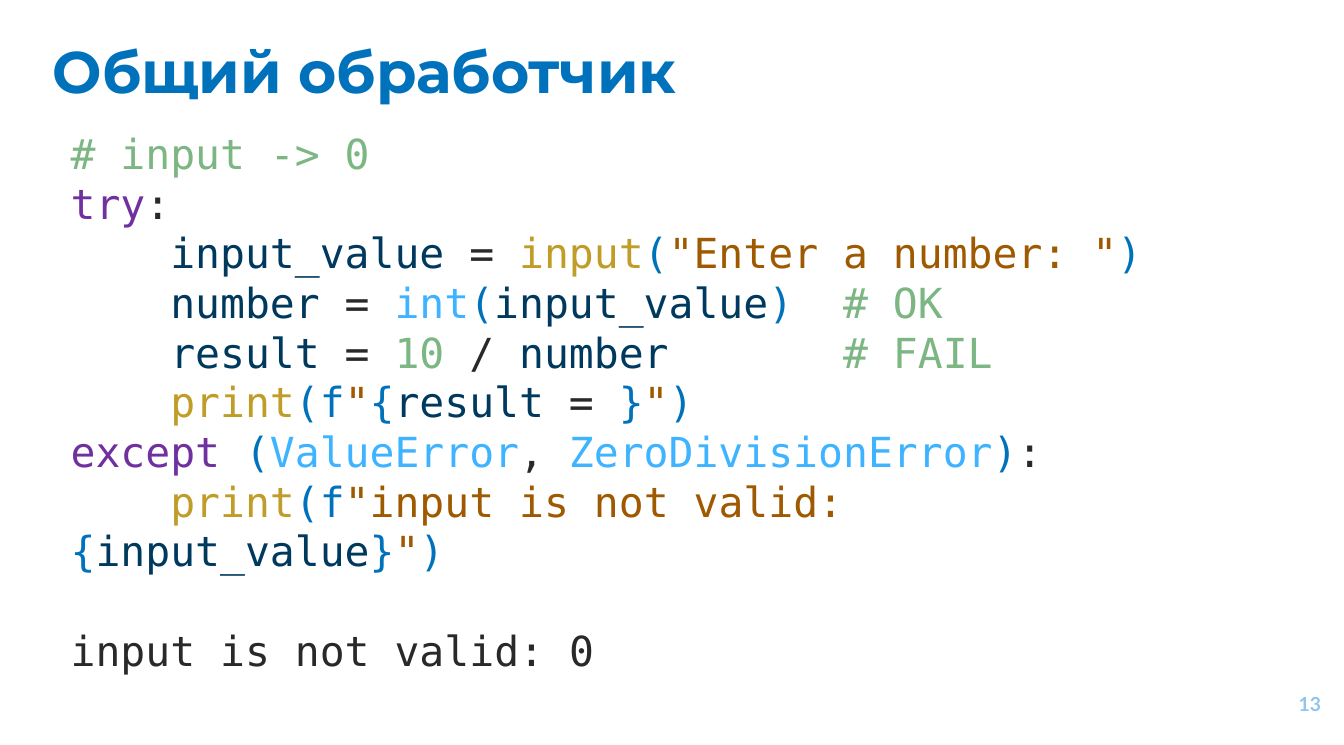
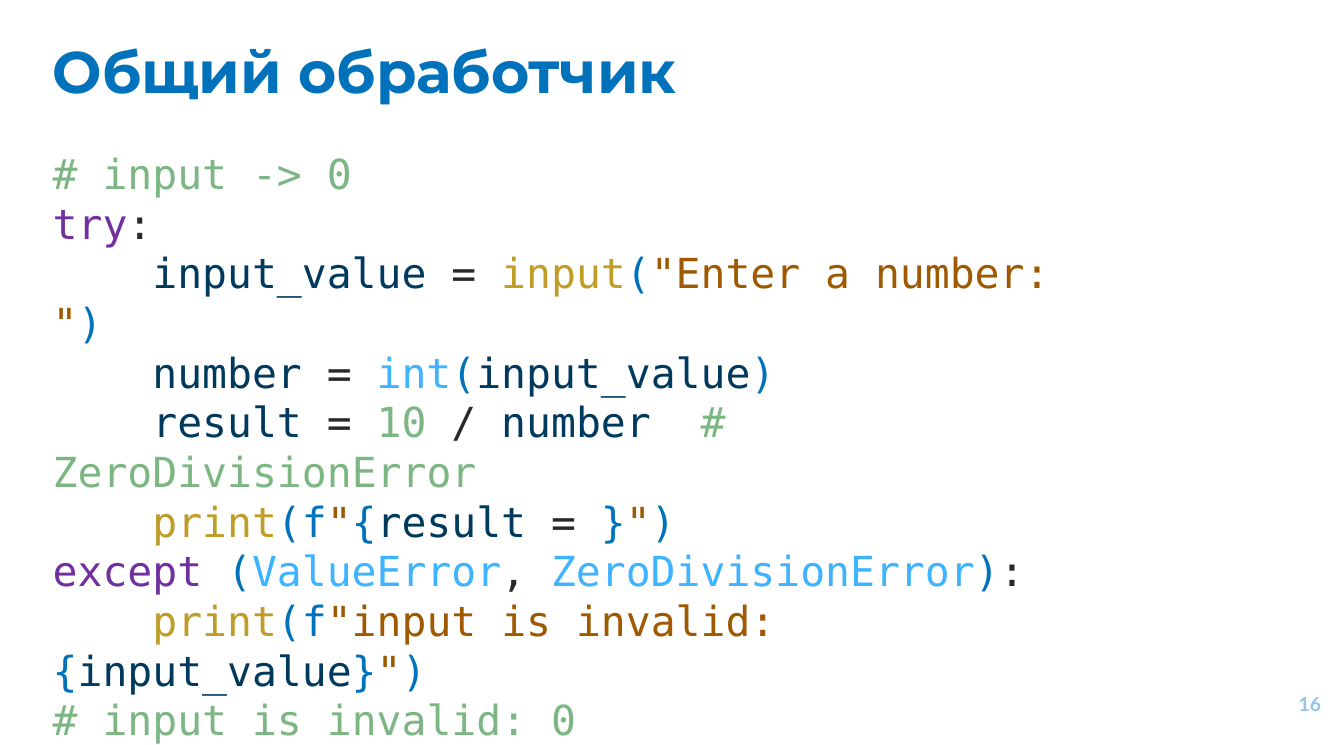
Before and after one commit to EvgrafovMichail/python_mipt_dafe, a slide deck: slide 16 of lessons/sem01/lesson09/exceptions.pptx (slide 13 before the commit). Drawn at 1344x745 pixels with LibreOffice and Linux fonts; fonts in the diff are those of the drawing. Boxes give left, top, right and bottom in pixels: in the first picture for what was removed or moved away, otherwise in the second. Text is boxed around its words. In the diff, an @@ line names an element or a change of style, - is before the commit and + after.

```diff
--- a/lessons/sem01/lesson09/exceptions.pptx
+++ b/lessons/sem01/lesson09/exceptions.pptx
@@ text "# input -> 0": place and size @@
-text "# input -> 0" at (71, 137, 1067, 675)
+text "# input -> 0" at (53, 157, 1049, 744)
@@ text at (53, 356, 776, 488): text changed @@
-number = int(input_value) # OK
-result = 10 / number # FAIL
+number = int(input_value)
+result = 10 / number # ZeroDivisionError
@@ text at (53, 604, 775, 744): text changed @@
-print(f"input is not valid: {input_value}")
-input is not valid: 0
+print(f"input is invalid: {input_value}")
+# input is invalid: 0
@@ page number at (1299, 697, 1321, 711): text changed @@
-13
+16
```
Also in this commit, not shown: 37 other slides changed, 13 slides added, 6 slides removed.
